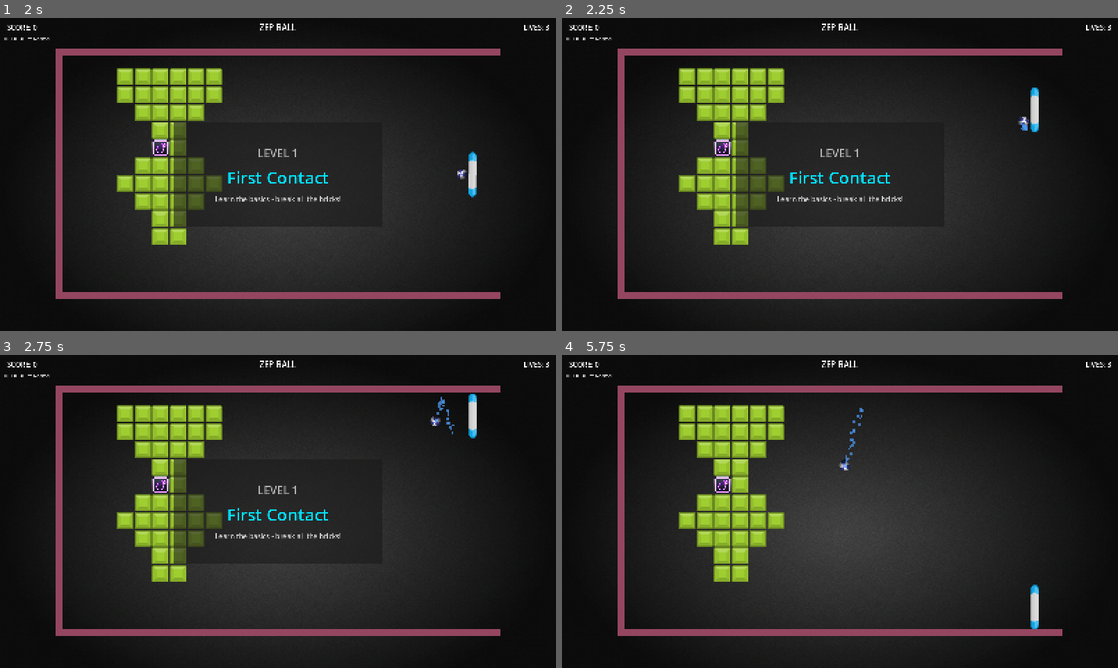
Above: before the commit, frames 1-4 (two rows, left to right).
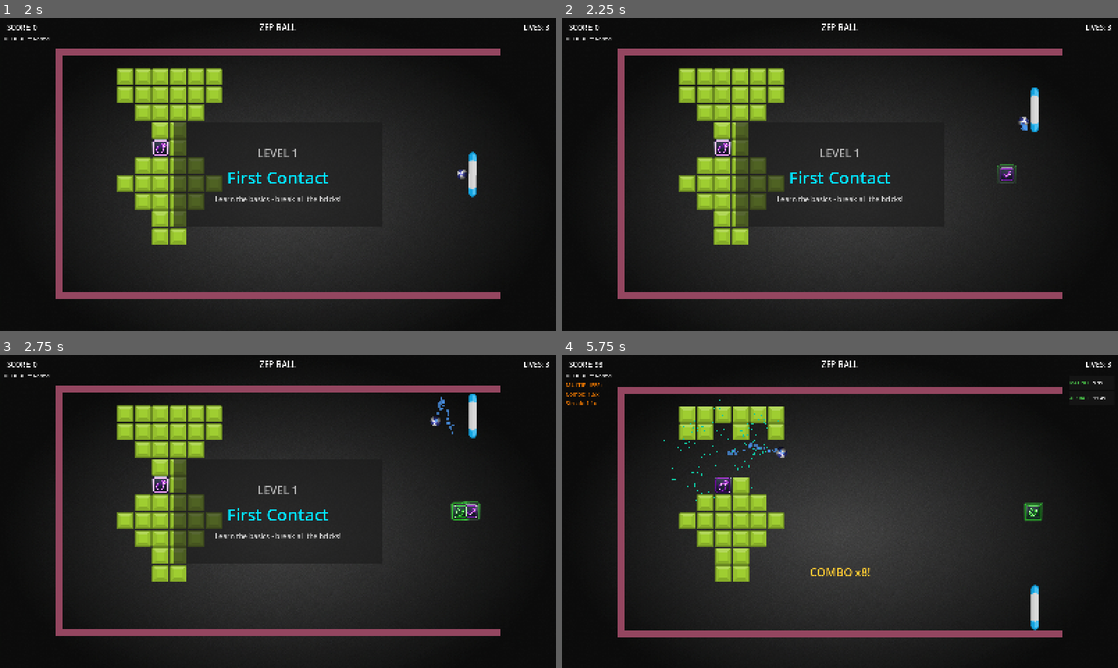
Above: after the commit, the same moments.

Repository: zepanv/zepball
Game: Godot game, scene res://scenes/ui/main_menu.tscn
The game is run twice, just before and just after one commit, with the same random seed, the same clock (stepped at 60 frames per second) and the same inputs.
Inputs (mouse positions are in pixels of both pictures, inside the frame that each line leads up to):
- Up to frame 1 (2 s): click "PLAY" at 0.5 s; click "PLAY SET" at 1.25 s
- Up to frame 2 (2.25 s): tap Enter at 2 s; move the mouse to (962, 158) at 2.02 s; hold Up (move_up) from 2.03 s (still down); tap 2 at 2.1 s; click (962, 158) at 2.17 s
- Up to frame 3 (2.75 s): keep holding Up (move_up); tap 3 at 2.3 s
- Up to frame 4 (5.75 s): move the mouse to (728, 527) at 2.77 s; release Up (move_up) at 2.78 s; hold Down (move_down) 2.78-3.53 s; tap 3 at 2.85, 3.8, 5.1 s; tap 2 at 3.05, 4.35 s; move the mouse to (895, 442) at 3.52 s; hold Up (move_up) 3.53-5.03 s; tap Space (launch_ball) at 3.6 s; move the mouse to (812, 574) at 4.27 s; click (812, 574) at 4.42 s; move the mouse to (1006, 558) at 5.02 s; hold Down (move_down) from 5.03 s (still down)

Frame 1 is identical in both runs. In frame 2, 0.1% of the frame differs, in the area x 78-82%, y 46-53%; in frame 3, 0.3%; in frame 4, 4.5%, in the area x 0-98%, y 2-91%.

Commit message:
feat: Magnet power-up tuning + docs
Major Features:
- Power-ups
  - Added Magnet power-up with paddle gravity pull
  - Updated Air Ball behavior to jump on paddle hit

Quality of Life:
- Gameplay tuning
  - Magnet only pulls balls moving toward the paddle
  - Reduced long-range pull with higher controlled strength
  - Paddle visual scaling matches collision height

Documentation:
- Power-up docs
  - Updated counts, lists, and backlog status
- README
  - Updated power-ups and debug keys
- SOP
  - Remove date/time requirement from commit headers

Co-Authored-By: Codex <codex@openai.com>

Diff:
--- a/scripts/ball.gd
+++ b/scripts/ball.gd
@@ -11,6 +11,7 @@
 const SPIN_FACTOR = 0.3         # How much paddle velocity affects ball
 const MAX_VERTICAL_ANGLE = 0.8  # Prevent pure vertical/horizontal motion
 const INITIAL_ANGLE = -45.0     # Launch angle (degrees, toward left)
+const MAGNET_PULL = 800.0       # Paddle gravity strength for Magnet power-up
 const TOP_WALL_Y = 20.0
 const BOTTOM_WALL_Y = 700.0
 
@@ -26,6 +27,8 @@
 var grab_enabled: bool = false  # Can ball be grabbed by paddle on contact
 var brick_through_enabled: bool = false  # Does ball pass through bricks
 var bomb_ball_enabled: bool = false  # Does ball destroy surrounding bricks
+var air_ball_enabled: bool = false  # Does ball jump over bricks to center
+var magnet_enabled: bool = false  # Does paddle attract ball
 var paddle_offset: Vector2 = Vector2(-30, 0)  # Offset from paddle when attached/grabbed
 var grab_immunity_timer: float = 0.0  # Prevents immediate re-grab after launch
 
@@ -102,6 +105,12 @@
 			launch_ball()
 	else:
 		# Ball is in motion
+		# Apply magnet pull toward paddle (curve trajectory, keep speed)
+		if magnet_enabled or PowerUpManager.is_magnet_active():
+			if paddle_reference and velocity.dot(paddle_reference.position - position) > 0.0:
+				var pull_dir = (paddle_reference.position - position).normalized()
+				velocity = (velocity + pull_dir * MAGNET_PULL * delta).normalized() * current_speed
+
 		# First check if we would collide with another ball
 		var test_collision = move_and_collide(velocity * delta, true, true)  # test_only=true, safe_margin=true
 
@@ -249,6 +258,7 @@
 
 	# Check what we hit
 	if collider.is_in_group("paddle"):
+		var hit_y = position.y
 		# Special case: Allow ball to pass through paddle if stuck near walls and moving left
 		# This prevents the ball from getting wedged between paddle and walls
 		const TOP_ESCAPE_ZONE_Y = 40.0  # Near top wall threshold
@@ -302,6 +312,11 @@
 				position.y = max_y
 				velocity.y = -abs(velocity.y)
 
+			if air_ball_enabled or PowerUpManager.is_air_ball_active():
+				_jump_to_level_center_x(hit_y)
+				print("Ball jumped to level center!")
+				return
+
 			print("Ball hit paddle, velocity: ", velocity)
 
 	elif collider.is_in_group("brick"):
@@ -423,6 +438,65 @@
 		$Visual.modulate = Color(1.0, 1.0, 1.0, 1.0)  # White (normal)
 	print("Bomb ball disabled on ball")
 
+func enable_air_ball():
+	"""Enable air ball mode - ball jumps over bricks to center"""
+	air_ball_enabled = true
+	print("Air ball enabled on ball")
+
+func reset_air_ball():
+	"""Disable air ball mode"""
+	air_ball_enabled = false
+	print("Air ball disabled on ball")
+
+func enable_magnet():
+	"""Enable magnet mode - paddle attracts ball"""
+	magnet_enabled = true
+	print("Magnet enabled on ball")
+
+func reset_magnet():
+	"""Disable magnet mode"""
+	magnet_enabled = false
+	print("Magnet disabled on ball")
+
+func _jump_to_level_center_x(hit_y: float):
+	var center_x = _get_level_center_x()
+	position = Vector2(center_x, hit_y) + velocity.normalized() * 2.0
+
+func _get_level_center_x() -> float:
+	if game_manager:
+		var level_id = game_manager.current_level
+		var level_data = LevelLoader.load_level_data(level_id)
+		if not level_data.is_empty():
+			var grid = level_data.get("grid", {})
+			var brick_size = grid.get("brick_size", 48)
+			var spacing = grid.get("spacing", 3)
+			var start_x = grid.get("start_x", 150)
+			var start_y = grid.get("start_y", 150)
+			var bricks = level_data.get("bricks", [])
+			if bricks.size() > 0:
+				var min_row = bricks[0].get("row", 0)
+				var max_row = min_row
+				var min_col = bricks[0].get("col", 0)
+				var max_col = min_col
+				for brick_def in bricks:
+					var row = brick_def.get("row", 0)
+					var col = brick_def.get("col", 0)
+					min_row = min(min_row, row)
+					max_row = max(max_row, row)
+					min_col = min(min_col, col)
+					max_col = max(max_col, col)
+
+				var step = float(brick_size + spacing)
+				var center_x = start_x + ((min_col + max_col) / 2.0) * step
+				return center_x
+
+			return float(start_x)
+
+	var viewport = get_viewport()
+	if viewport:
+		return viewport.get_visible_rect().size.x * 0.5
+	return 640.0
+
 func destroy_surrounding_bricks(impact_position: Vector2):
 	"""Destroy bricks in a radius around the impact point (bomb ball effect)"""
 	const BOMB_RADIUS = 75.0  # Pixels - immediately adjacent bricks (left/right/above/below)
--- a/scripts/brick.gd
+++ b/scripts/brick.gd
@@ -230,7 +230,7 @@
 	var powerup = powerup_scene.instantiate()
 
 	# Randomly select power-up type
-	var types = [0, 1, 2, 3, 4, 5, 6, 7, 8, 9, 10, 11, 12]  # All power-up types
+	var types = [0, 1, 2, 3, 4, 5, 6, 7, 8, 9, 10, 11, 12, 13, 14]  # All power-up types
 	powerup.power_up_type = types[randi() % types.size()]
 
 	# Set position to brick position
--- a/scripts/hud.gd
+++ b/scripts/hud.gd
@@ -263,6 +263,12 @@
 		12:  # BOMB_BALL
 			name_label.text = "BOMB BALL"
 			name_label.modulate = Color(1.0, 0.4, 0.1)  # Orange-red
+		13:  # AIR_BALL
+			name_label.text = "AIR BALL"
+			name_label.modulate = Color(0.3, 0.8, 0.3)  # Green
+		14:  # MAGNET
+			name_label.text = "MAGNET"
+			name_label.modulate = Color(0.3, 0.8, 0.3)  # Green
 
 	name_label.add_theme_font_size_override("font_size", 14)
 	hbox.add_child(name_label)
--- a/scripts/main.gd
+++ b/scripts/main.gd
@@ -347,6 +347,12 @@
 		elif event.keycode == KEY_1:
 			# Debug: Spawn a bomb ball power-up for testing
 			_spawn_debug_powerup("BOMB_BALL", 12)
+		elif event.keycode == KEY_2:
+			# Debug: Spawn an air ball power-up for testing
+			_spawn_debug_powerup("AIR_BALL", 13)
+		elif event.keycode == KEY_3:
+			# Debug: Spawn a magnet power-up for testing
+			_spawn_debug_powerup("MAGNET", 14)
 
 func _spawn_debug_powerup(label: String, powerup_type: int):
 	print("\n### DEBUG: Spawning ", label, " power-up ###")
@@ -427,12 +433,16 @@
 			PowerUpManager.apply_effect(PowerUpManager.PowerUpType.DOUBLE_SCORE, null)
 		11:  # MYSTERY
 			# Apply a random power-up effect (excluding mystery itself)
-			var random_types = [0, 1, 2, 3, 4, 5, 6, 7, 8, 9, 10, 12]
+			var random_types = [0, 1, 2, 3, 4, 5, 6, 7, 8, 9, 10, 12, 13, 14]
 			var random_type = random_types[randi() % random_types.size()]
 			print("Mystery power-up! Applying random effect: ", random_type)
 			_on_power_up_collected(random_type)
 		12:  # BOMB_BALL
 			PowerUpManager.apply_effect(PowerUpManager.PowerUpType.BOMB_BALL, null)
+		13:  # AIR_BALL
+			PowerUpManager.apply_effect(PowerUpManager.PowerUpType.AIR_BALL, null)
+		14:  # MAGNET
+			PowerUpManager.apply_effect(PowerUpManager.PowerUpType.MAGNET, null)
 
 func spawn_additional_balls_with_retry(retries_remaining: int = 3):
 	"""Try to spawn additional balls, retrying if ball is in a bad position"""
--- a/scripts/paddle.gd
+++ b/scripts/paddle.gd
@@ -24,6 +24,7 @@
 var previous_y: float = 0.0
 var actual_velocity_y: float = 0.0
 var game_manager = null
+var base_visual_scale: Vector2 = Vector2.ONE
 
 # Power-up effects
 var current_height: float = 130.0
@@ -40,6 +41,8 @@
 	# Load paddle sensitivity setting
 	sensitivity_multiplier = SaveManager.get_paddle_sensitivity()
 	print("Paddle sensitivity: ", sensitivity_multiplier, "x")
+	if has_node("Visual"):
+		base_visual_scale = $Visual.scale
 
 func _physics_process(delta):
 	# Store old position for velocity calculation
@@ -136,7 +139,7 @@
 		var scale_factor = new_height / BASE_HEIGHT
 		var tween = create_tween()
 		# Paddle is rotated 90°, so X axis is vertical (height)
-		tween.tween_property(visual, "scale:x", scale_factor, 0.2)
+		tween.tween_property(visual, "scale:x", base_visual_scale.x * scale_factor, 0.2)
 
 func _input(event):
 	# Debug: Toggle control modes with keys
--- a/scripts/power_up.gd
+++ b/scripts/power_up.gd
@@ -17,7 +17,9 @@
 	BRICK_THROUGH, # Ball pierces through bricks (12s)
 	DOUBLE_SCORE, # 2x score multiplier (15s)
 	MYSTERY,      # Random effect
-	BOMB_BALL     # Ball destroys surrounding bricks on impact (12s)
+	BOMB_BALL,    # Ball destroys surrounding bricks on impact (12s)
+	AIR_BALL,     # Ball jumps over bricks and lands center (12s)
+	MAGNET        # Paddle attracts ball with gravity
 }
 
 # Configuration
@@ -38,6 +40,8 @@
 @export var double_score_texture: Texture2D = preload("res://assets/graphics/powerups/double_score.png")
 @export var mystery_texture: Texture2D = preload("res://assets/graphics/powerups/mystery.png")
 @export var bomb_ball_texture: Texture2D = preload("res://assets/graphics/powerups/bomb_ball.png")
+@export var air_ball_texture: Texture2D = preload("res://assets/graphics/powerups/air_ball.png")
+@export var magnet_texture: Texture2D = preload("res://assets/graphics/powerups/magnet.png")
 
 # Signals
 signal collected(type: PowerUpType)
@@ -99,6 +103,10 @@
 			texture = mystery_texture
 		PowerUpType.BOMB_BALL:
 			texture = bomb_ball_texture
+		PowerUpType.AIR_BALL:
+			texture = air_ball_texture
+		PowerUpType.MAGNET:
+			texture = magnet_texture
 
 	if not texture:
 		print("ERROR: No powerup texture loaded for type: ", PowerUpType.keys()[power_up_type])
@@ -123,7 +131,7 @@
 				glow_color = Color(0.2, 1.0, 0.2, 0.6)  # Green
 			PowerUpType.CONTRACT, PowerUpType.SPEED_UP, PowerUpType.SMALL_BALL:
 				glow_color = Color(1.0, 0.25, 0.25, 0.6)  # Red
-			PowerUpType.SLOW_DOWN, PowerUpType.EXTRA_LIFE, PowerUpType.GRAB, PowerUpType.BRICK_THROUGH, PowerUpType.DOUBLE_SCORE, PowerUpType.BOMB_BALL:
+			PowerUpType.SLOW_DOWN, PowerUpType.EXTRA_LIFE, PowerUpType.GRAB, PowerUpType.BRICK_THROUGH, PowerUpType.DOUBLE_SCORE, PowerUpType.BOMB_BALL, PowerUpType.AIR_BALL, PowerUpType.MAGNET:
 				glow_color = Color(0.2, 1.0, 0.2, 0.6)  # Green
 			PowerUpType.MYSTERY:
 				glow_color = Color(1.0, 1.0, 0.2, 0.6)  # Yellow
--- a/scripts/power_up_manager.gd
+++ b/scripts/power_up_manager.gd
@@ -17,7 +17,9 @@
 	BRICK_THROUGH,
 	DOUBLE_SCORE,
 	MYSTERY,
-	BOMB_BALL
+	BOMB_BALL,
+	AIR_BALL,
+	MAGNET
 }
 
 # Active effects with their remaining time
@@ -38,7 +40,9 @@
 	PowerUpType.BRICK_THROUGH: 12.0,
 	PowerUpType.DOUBLE_SCORE: 15.0,
 	PowerUpType.MYSTERY: 0.0,  # Instant (doesn't expire, applies random effect)
-	PowerUpType.BOMB_BALL: 12.0
+	PowerUpType.BOMB_BALL: 12.0,
+	PowerUpType.AIR_BALL: 12.0,
+	PowerUpType.MAGNET: 12.0
 }
 
 # Signals
@@ -97,6 +101,18 @@
 		for ball in balls:
 			if ball.has_method("enable_bomb_ball"):
 				ball.enable_bomb_ball()
+	elif type == PowerUpType.AIR_BALL:
+		# Enable air ball on all balls
+		var balls = get_tree().get_nodes_in_group("ball")
+		for ball in balls:
+			if ball.has_method("enable_air_ball"):
+				ball.enable_air_ball()
+	elif type == PowerUpType.MAGNET:
+		# Enable magnet on all balls
+		var balls = get_tree().get_nodes_in_group("ball")
+		for ball in balls:
+			if ball.has_method("enable_magnet"):
+				ball.enable_magnet()
 
 func remove_effect(type: PowerUpType):
 	"""Remove an active effect and reset to default"""
@@ -146,6 +162,18 @@
 			for ball in balls:
 				if ball.has_method("reset_bomb_ball"):
 					ball.reset_bomb_ball()
+		PowerUpType.AIR_BALL:
+			# Reset air ball state on all balls
+			var balls = get_tree().get_nodes_in_group("ball")
+			for ball in balls:
+				if ball.has_method("reset_air_ball"):
+					ball.reset_air_ball()
+		PowerUpType.MAGNET:
+			# Reset magnet state on all balls
+			var balls = get_tree().get_nodes_in_group("ball")
+			for ball in balls:
+				if ball.has_method("reset_magnet"):
+					ball.reset_magnet()
 
 	# Remove from active effects
 	active_effects.erase(type)
@@ -264,3 +292,11 @@
 func is_bomb_ball_active() -> bool:
 	"""Check if bomb ball power-up is currently active"""
 	return active_effects.has(PowerUpType.BOMB_BALL)
+
+func is_air_ball_active() -> bool:
+	"""Check if air ball power-up is currently active"""
+	return active_effects.has(PowerUpType.AIR_BALL)
+
+func is_magnet_active() -> bool:
+	"""Check if magnet power-up is currently active"""
+	return active_effects.has(PowerUpType.MAGNET)
Not shown, changed: .agent/README.md
Not shown, changed: .agent/SOP/godot-workflow.md
Not shown, changed: .agent/System/architecture.md
Not shown, changed: .agent/Tasks/Backlog/power-up-expansion.md
Not shown, changed: .agent/Tasks/Backlog/tile-advanced-elements.md
Not shown, changed: .agent/Tasks/Completed/power-ups.md
Not shown, changed: .agent/Tasks/Completed/save-system.md
Not shown, changed: .agent/Tasks/Completed/ui-system.md
Not shown, changed: README.md
